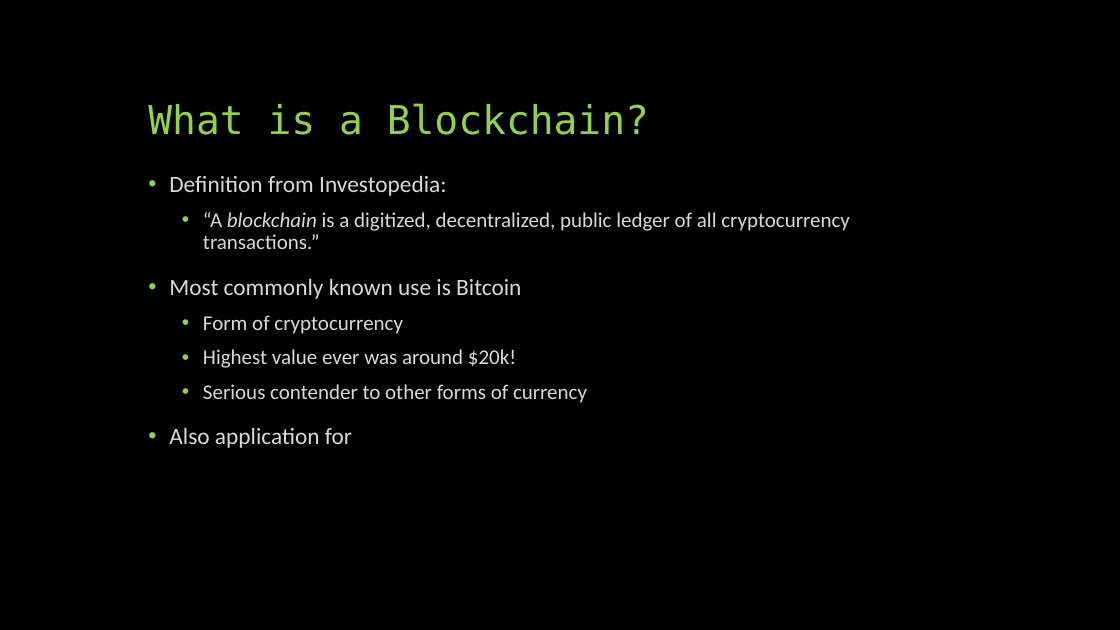
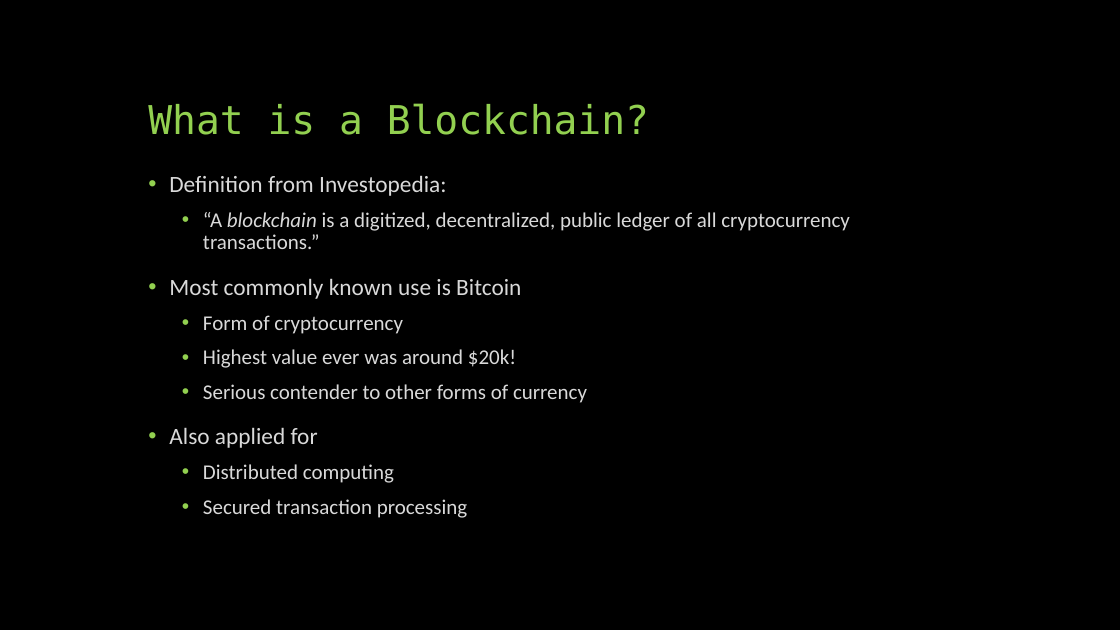
Before and after one commit to cowboy63/LendCoin, a slide deck: slide 2 of LendCoin.pptx. Drawn at 1120x630 pixels with LibreOffice and Linux fonts; fonts in the diff are those of the drawing. Boxes give left, top, right and bottom in pixels: in the first picture for what was removed or moved away, otherwise in the second. Text is boxed around its words. In the diff, an @@ line names an element or a change of style, - is before the commit and + after.

Commit message:
PPT Update

```diff
--- a/LendCoin.pptx
+++ b/LendCoin.pptx
@@ text at (x1=169, y1=427, x2=467, y2=518): text changed; size 20 to 18 pt @@
-• Also application for
+• Also applied for
+  • Distributed computing
+  • Secured transaction processing
```
Also in this commit, not shown: 8 slides added, 5 slides removed.
